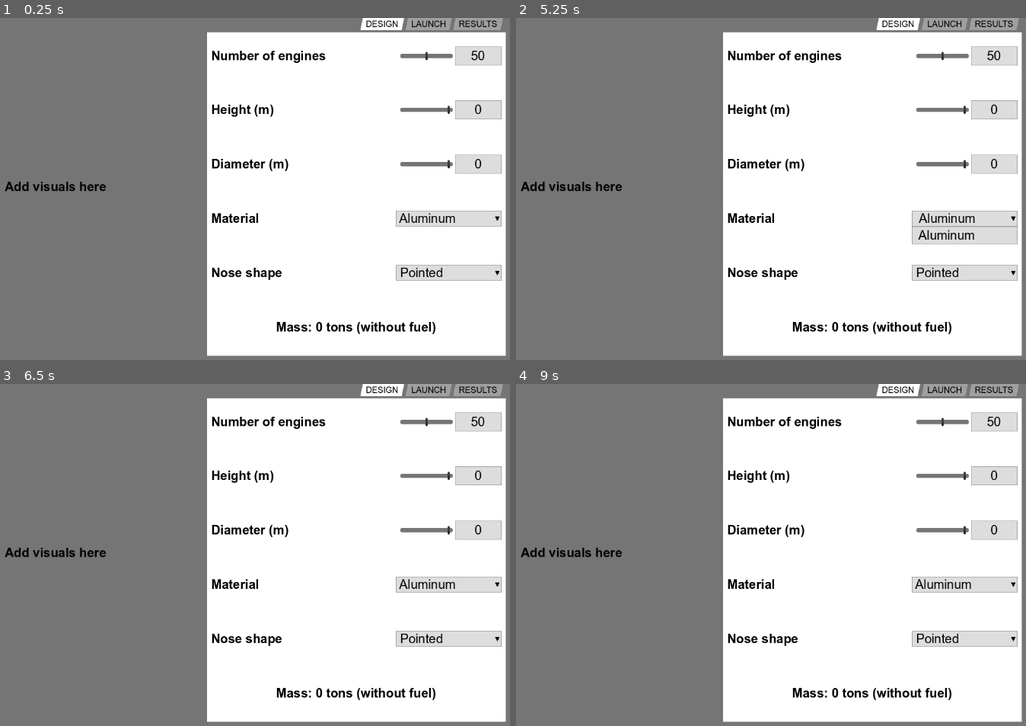
Above: before the commit, frames 1-4 (two rows, left to right).
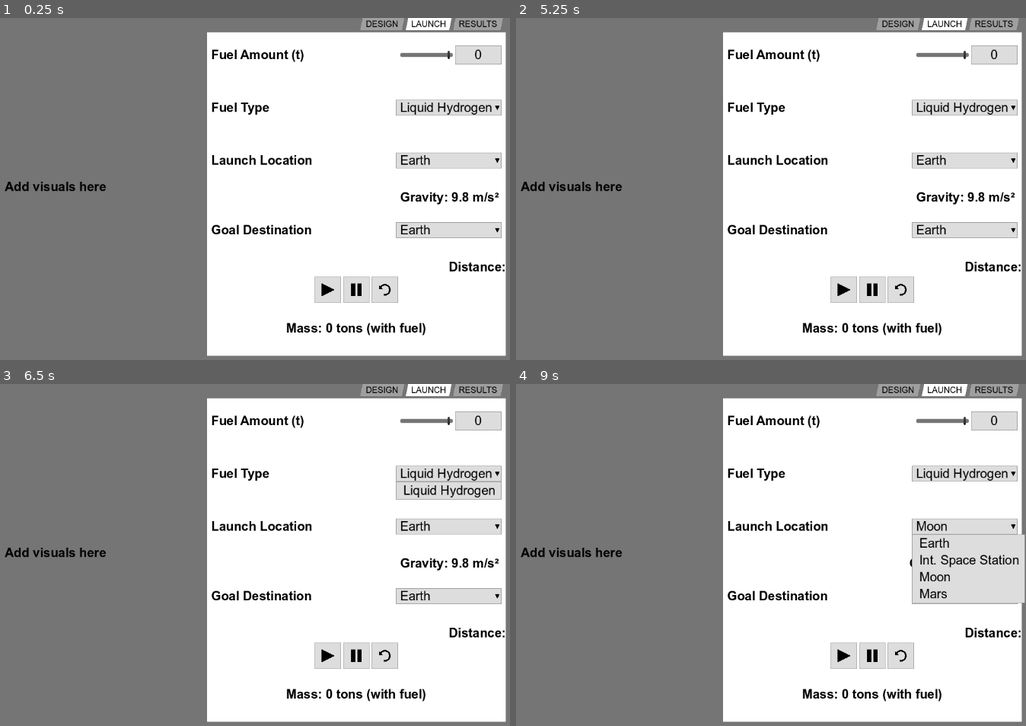
Above: after the commit, the same moments.

Repository: eweisenberg/RocketGizmo
Game: Godot game, scene res://main.tscn
The game is run twice, just before and just after one commit, with the same random seed, the same clock (stepped at 60 frames per second) and the same inputs.
Inputs (mouse positions are in pixels of both pictures, inside the frame that each line leads up to):
- Up to frame 1 (0.25 s): no input
- Up to frame 2 (5.25 s): click (873, 288) at 0.52 s; click (898, 288) at 1.27 s; click (842, 288) at 2.02 s; click (842, 288) at 2.77 s; click (898, 288) at 3.52 s; click (898, 288) at 4.27 s; click (964, 219) at 5 s, where only the run before the commit has a clickable "Aluminum"
- Up to frame 3 (6.5 s): click (448, 472) at 5.75 s, where only the run after the commit has a clickable "Liquid Hydrogen"
- Up to frame 4 (9 s): click (964, 640) at 6.5 s, where only the run before the commit has a clickable "Pointed"; click (964, 527) at 7.25 s, where only the run after the commit has a clickable "Earth"; click (964, 585) at 8 s, where only the run before the commit has a clickable "Aluminum"; click (964, 527) at 8.75 s, where only the run after the commit has a clickable "Moon"

The runs differ from the first frame. In frame 1, 8.7% of the frame differs, in the area x 41-99%, y 0-93%; in frame 2, 8.6%; in frame 3, 9.7%; in frame 4, 11%, in the area x 41-100%, y 0-93%.

Commit message:
Added play/pause controls, gravity label

Diff:
--- /dev/null
+++ b/Rocket Gizmo/launch_tab_controller.gd
@@ -0,0 +1,23 @@
+extends VBoxContainer
+
+@onready var gravity_label: Label = $LabelGravity
+@onready var distance_label: Label = $LabelDistance
+@onready var launch_dropdown: OptionButton = $DropDownLaunch/OptionButton
+@onready var goal_dropdown: OptionButton = $DropDownGoal/OptionButton
+
+func _ready() -> void:
+	launch_dropdown.item_selected.connect(change_gravity_label)
+	change_gravity_label(0)
+
+func change_gravity_label(index) -> void:
+	var text: String = "Gravity: "
+	if launch_dropdown.selected == 0:
+		text += "9.8"
+	elif launch_dropdown.selected == 1:
+		text += "0"
+	elif launch_dropdown.selected == 2:
+		text += "1.62"
+	else:
+		text += "3.71"
+	text += " m/s²  "
+	gravity_label.text = text
--- a/Rocket Gizmo/main.tscn
+++ b/Rocket Gizmo/main.tscn
@@ -1,9 +1,13 @@
-[gd_scene load_steps=5 format=3 uid="uid://c7mu7ptklptdy"]
+[gd_scene load_steps=9 format=3 uid="uid://c7mu7ptklptdy"]
 
 [ext_resource type="PackedScene" uid="uid://dd5u4u5skqu14" path="res://ui/slider.tscn" id="1_ephah"]
 [ext_resource type="Theme" uid="uid://hrh7luenxm4q" path="res://ui/ui_theme.tres" id="1_tphsw"]
 [ext_resource type="PackedScene" uid="uid://dq0tyxm2mjm2c" path="res://ui/dropdown.tscn" id="3_5q1b1"]
 [ext_resource type="PackedScene" uid="uid://b3s3b4oc57130" path="res://ui/masslabel.tscn" id="4_6ndst"]
+[ext_resource type="Texture2D" uid="uid://r7i6g6kp47jf" path="res://ui/play_icon.png" id="5_j0s33"]
+[ext_resource type="Script" path="res://launch_tab_controller.gd" id="5_ql1eb"]
+[ext_resource type="Texture2D" uid="uid://b8iisjcs8qgr2" path="res://ui/pause_icon.png" id="6_174ps"]
+[ext_resource type="Texture2D" uid="uid://iaejspnjfgv7" path="res://ui/restart_icon.png" id="7_atm3o"]
 
 [node name="Main" type="Control"]
 layout_mode = 3
@@ -45,9 +49,11 @@
 layout_mode = 2
 size_flags_horizontal = 3
 tab_alignment = 2
+current_tab = 1
 clip_tabs = false
 
 [node name="DESIGN" type="TabBar" parent="MarginContainer/HBoxContainer/TabContainer"]
+visible = false
 layout_mode = 2
 
 [node name="VBoxContainer" type="VBoxContainer" parent="MarginContainer/HBoxContainer/TabContainer/DESIGN"]
@@ -87,7 +93,6 @@
 layout_mode = 2
 
 [node name="LAUNCH" type="TabBar" parent="MarginContainer/HBoxContainer/TabContainer"]
-visible = false
 layout_mode = 2
 
 [node name="VBoxContainer" type="VBoxContainer" parent="MarginContainer/HBoxContainer/TabContainer/LAUNCH"]
@@ -97,6 +102,7 @@
 anchor_bottom = 1.0
 grow_horizontal = 2
 grow_vertical = 2
+script = ExtResource("5_ql1eb")
 
 [node name="SliderFuelAmount" parent="MarginContainer/HBoxContainer/TabContainer/LAUNCH/VBoxContainer" instance=ExtResource("1_ephah")]
 layout_mode = 2
@@ -112,10 +118,42 @@
 text = "Launch Location"
 items_comma_separated = "Earth, Int. Space Station, Moon, Mars"
 
+[node name="LabelGravity" type="Label" parent="MarginContainer/HBoxContainer/TabContainer/LAUNCH/VBoxContainer"]
+layout_mode = 2
+text = "Gravity:"
+horizontal_alignment = 2
+
 [node name="DropDownGoal" parent="MarginContainer/HBoxContainer/TabContainer/LAUNCH/VBoxContainer" instance=ExtResource("3_5q1b1")]
 layout_mode = 2
 text = "Goal Destination"
 items_comma_separated = "Earth, Int. Space Station, Moon, Mars"
+
+[node name="LabelDistance" type="Label" parent="MarginContainer/HBoxContainer/TabContainer/LAUNCH/VBoxContainer"]
+layout_mode = 2
+text = "Distance:"
+horizontal_alignment = 2
+
+[node name="HBoxContainer" type="HBoxContainer" parent="MarginContainer/HBoxContainer/TabContainer/LAUNCH/VBoxContainer"]
+layout_mode = 2
+alignment = 1
+
+[node name="ButtonPlay" type="Button" parent="MarginContainer/HBoxContainer/TabContainer/LAUNCH/VBoxContainer/HBoxContainer"]
+custom_minimum_size = Vector2(50, 50)
+layout_mode = 2
+icon = ExtResource("5_j0s33")
+icon_alignment = 1
+
+[node name="ButtonPause" type="Button" parent="MarginContainer/HBoxContainer/TabContainer/LAUNCH/VBoxContainer/HBoxContainer"]
+custom_minimum_size = Vector2(50, 50)
+layout_mode = 2
+icon = ExtResource("6_174ps")
+icon_alignment = 1
+
+[node name="ButtonRestart" type="Button" parent="MarginContainer/HBoxContainer/TabContainer/LAUNCH/VBoxContainer/HBoxContainer"]
+custom_minimum_size = Vector2(50, 50)
+layout_mode = 2
+icon = ExtResource("7_atm3o")
+icon_alignment = 1
 
 [node name="MassLabel" parent="MarginContainer/HBoxContainer/TabContainer/LAUNCH/VBoxContainer" instance=ExtResource("4_6ndst")]
 layout_mode = 2
--- a/Rocket Gizmo/ui/dropdown.tscn
+++ b/Rocket Gizmo/ui/dropdown.tscn
@@ -21,6 +21,5 @@
 layout_mode = 2
 size_flags_horizontal = 8
 size_flags_vertical = 4
-selected = 0
 fit_to_longest_item = false
 allow_reselect = true
--- a/Rocket Gizmo/ui/ui_theme.tres
+++ b/Rocket Gizmo/ui/ui_theme.tres
@@ -1,9 +1,27 @@
-[gd_resource type="Theme" load_steps=17 format=3 uid="uid://hrh7luenxm4q"]
+[gd_resource type="Theme" load_steps=20 format=3 uid="uid://hrh7luenxm4q"]
 
 [ext_resource type="FontFile" uid="uid://dnryf1ihahifu" path="res://ui/ARIALBD.TTF" id="1_wc3x1"]
 [ext_resource type="Texture2D" uid="uid://bg81typ3j0vi3" path="res://ui/slider_grabber.png" id="1_xmaos"]
 [ext_resource type="FontFile" uid="uid://cbo5x2q8crrnk" path="res://ui/ARIAL.TTF" id="2_5iprw"]
 [ext_resource type="Texture2D" uid="uid://c1jaqgxf2lo6m" path="res://ui/dropdown_arrow.png" id="4_g771g"]
+
+[sub_resource type="StyleBoxFlat" id="StyleBoxFlat_t4i3h"]
+bg_color = Color(0.866667, 0.866667, 0.866667, 1)
+border_width_left = 1
+border_width_top = 1
+border_width_right = 1
+border_width_bottom = 1
+border_color = Color(0.643137, 0.643137, 0.643137, 1)
+
+[sub_resource type="StyleBoxEmpty" id="StyleBoxEmpty_t6ivb"]
+
+[sub_resource type="StyleBoxFlat" id="StyleBoxFlat_iwvl2"]
+bg_color = Color(0.643137, 0.643137, 0.643137, 1)
+border_width_left = 1
+border_width_top = 1
+border_width_right = 1
+border_width_bottom = 1
+border_color = Color(0.643137, 0.643137, 0.643137, 1)
 
 [sub_resource type="StyleBoxFlat" id="StyleBoxFlat_7ac0a"]
 bg_color = Color(0.458824, 0.458824, 0.458824, 1)
@@ -69,6 +87,18 @@
 expand_margin_right = 8.0
 
 [resource]
+Button/colors/font_color = Color(0, 0, 0, 1)
+Button/colors/font_disabled_color = Color(0.529412, 0.529412, 0.529412, 1)
+Button/colors/font_focus_color = Color(0, 0, 0, 1)
+Button/colors/font_hover_color = Color(0, 0, 0, 1)
+Button/colors/font_hover_pressed_color = Color(0, 0, 0, 1)
+Button/colors/font_outline_color = Color(0, 0, 0, 1)
+Button/colors/font_pressed_color = Color(0, 0, 0, 1)
+Button/styles/disabled = SubResource("StyleBoxFlat_t4i3h")
+Button/styles/focus = SubResource("StyleBoxEmpty_t6ivb")
+Button/styles/hover = SubResource("StyleBoxFlat_t4i3h")
+Button/styles/normal = SubResource("StyleBoxFlat_t4i3h")
+Button/styles/pressed = SubResource("StyleBoxFlat_iwvl2")
 HSlider/icons/grabber = ExtResource("1_xmaos")
 HSlider/icons/grabber_highlight = ExtResource("1_xmaos")
 HSlider/styles/grabber_area = SubResource("StyleBoxFlat_7ac0a")
Binary file added: Rocket Gizmo/ui/pause_icon.png
Not shown, added: Rocket Gizmo/ui/pause_icon.png.import
Binary file added: Rocket Gizmo/ui/play_icon.png
Not shown, added: Rocket Gizmo/ui/play_icon.png.import
Binary file added: Rocket Gizmo/ui/restart_icon.png
Not shown, added: Rocket Gizmo/ui/restart_icon.png.import
